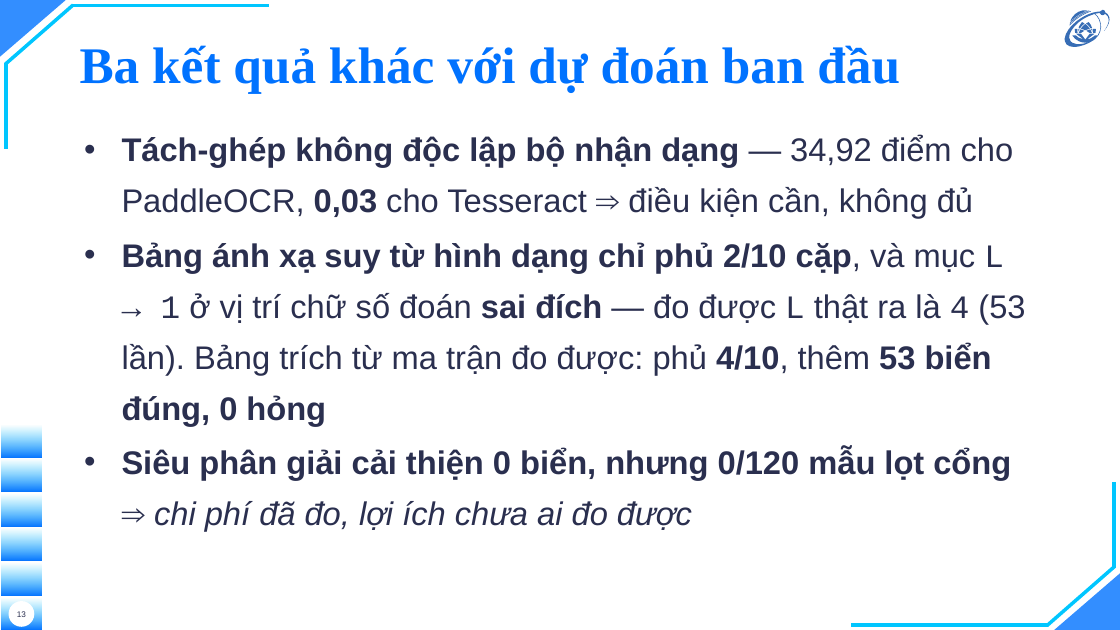
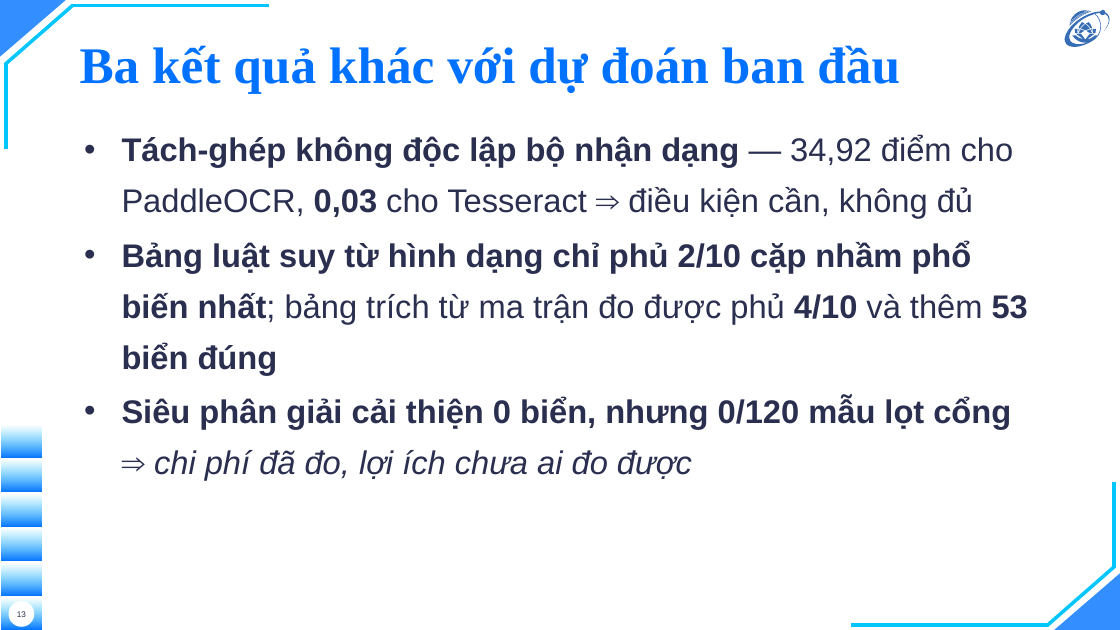
Before and after one commit to hieunguyen2604/alpr-do-an-mon-hoc, a slide deck: slide 13 of docs/slides/12-slides-mon-hoc.pptx. Drawn at 1120x630 pixels with LibreOffice and Linux fonts; fonts in the diff are those of the drawing; background and template pictures are left out. Boxes give left, top, right and bottom in pixels: in the first picture for what was removed or moved away, otherwise in the second. Text is boxed around its words. In the diff, an @@ line names an element or a change of style, - is before the commit and + after.

```diff
--- a/docs/slides/12-slides-mon-hoc.pptx
+++ b/docs/slides/12-slides-mon-hoc.pptx
@@ text at (122,241,1028,375): text changed; bold on @@
-• Bảng ánh xạ suy từ hình dạng chỉ phủ 2/10 cặp, và mục L → 1 ở vị trí chữ số đoán sai đích — đo được L thật ra là 4 (53 lần). Bảng trích từ ma trận đo được: phủ 4/10, thêm 53 biển đúng, 0 hỏng
+• Bảng luật suy từ hình dạng chỉ phủ 2/10 cặp nhầm phổ biến nhất; bảng trích từ ma trận đo được phủ 4/10 và thêm 53 biển đúng
```
Also in this commit, not shown: 1 other slide changed, 6 other files.
